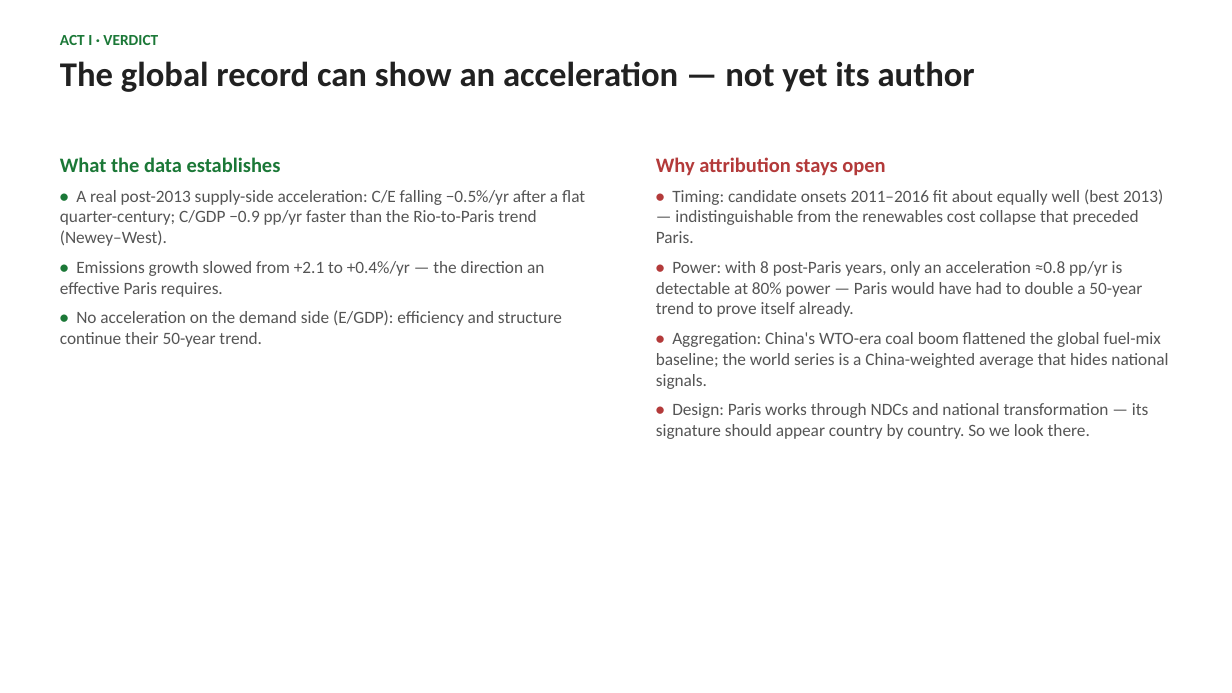
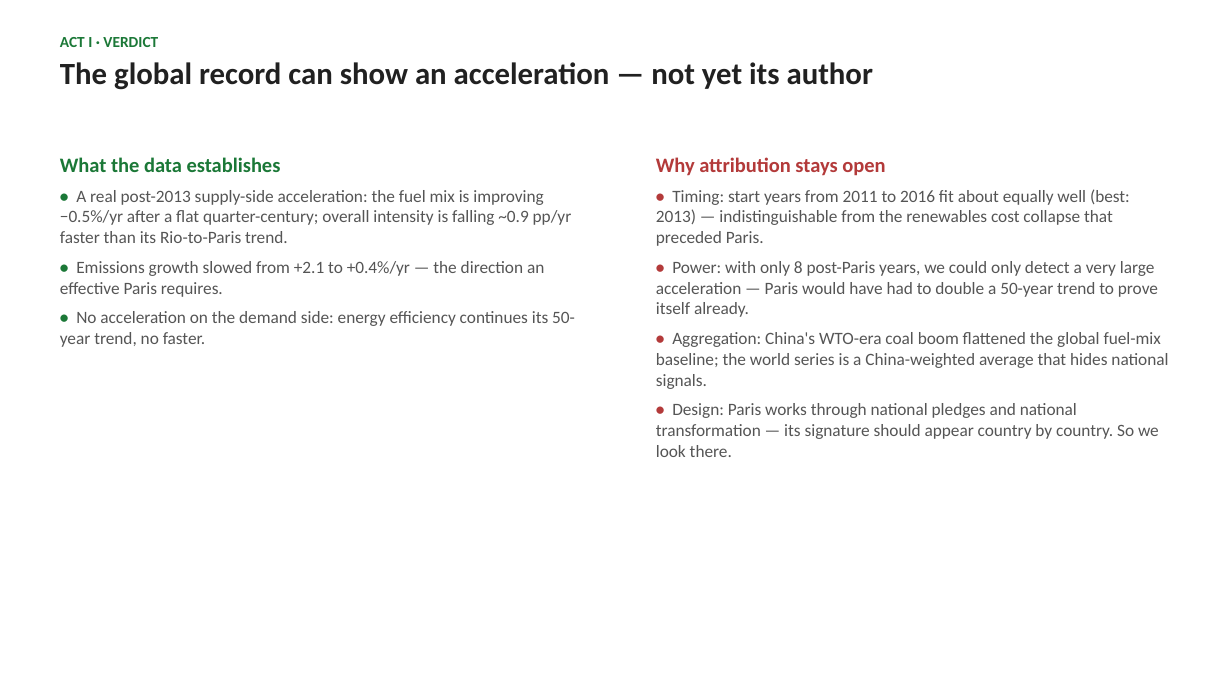
Before and after one commit to cwejnert/HDI-Happiness, a slide deck: slide 10 of carbon_breakpoints_takeaway_figures/what_bends_the_curve_final.pptx. Drawn at 1232x693 pixels with LibreOffice and Linux fonts; fonts in the diff are those of the drawing. Boxes give left, top, right and bottom in pixels: in the first picture for what was removed or moved away, otherwise in the second. Text is boxed around its words. In the diff, an @@ line names an element or a change of style, - is before the commit and + after.

```diff
--- a/carbon_breakpoints_takeaway_figures/what_bends_the_curve_final.pptx
+++ b/carbon_breakpoints_takeaway_figures/what_bends_the_curve_final.pptx
@@ text at [60, 62, 873, 90]: size 27 to 24 pt in "The global record can show an acceleration ..." @@
@@ text at [60, 190, 572, 243]: text changed @@
-• A real post-2013 supply-side acceleration: C/E falling −0.5%/yr after a flat quarter-century; C/GDP −0.9 pp/yr faster than the Rio-to-Paris trend (Newey–West).
+• A real post-2013 supply-side acceleration: the fuel mix is improving −0.5%/yr after a flat quarter-century; overall intensity is falling ~0.9 pp/yr faster than its Rio-to-Paris trend.
@@ text at [656, 189, 1158, 317]: text changed @@
-• Timing: candidate onsets 2011–2016 fit about equally well (best 2013) — indistinguishable from the renewables cost collapse that preceded Paris.
-• Power: with 8 post-Paris years, only an acceleration ≈0.8 pp/yr is detectable at 80% power — Paris would have had to double a 50-year trend to prove itself already.
+• Timing: start years from 2011 to 2016 fit about equally well (best: 2013) — indistinguishable from the renewables cost collapse that preceded Paris.
+• Power: with only 8 post-Paris years, we could only detect a very large acceleration — Paris would have had to double a 50-year trend to prove itself already.
@@ text at [60, 311, 575, 347]: text changed @@
-• No acceleration on the demand side (E/GDP): efficiency and structure continue their 50-year trend.
+• No acceleration on the demand side: energy efficiency continues its 50-year trend, no faster.
@@ text at [656, 403, 1159, 457]: text changed @@
-• Design: Paris works through NDCs and national transformation — its signature should appear country by country. So we look there.
+• Design: Paris works through national pledges and national transformation — its signature should appear country by country. So we look there.
```
Also in this commit, not shown: 15 other slides changed, 5 slides added, 5 slides removed, 2 other files.
